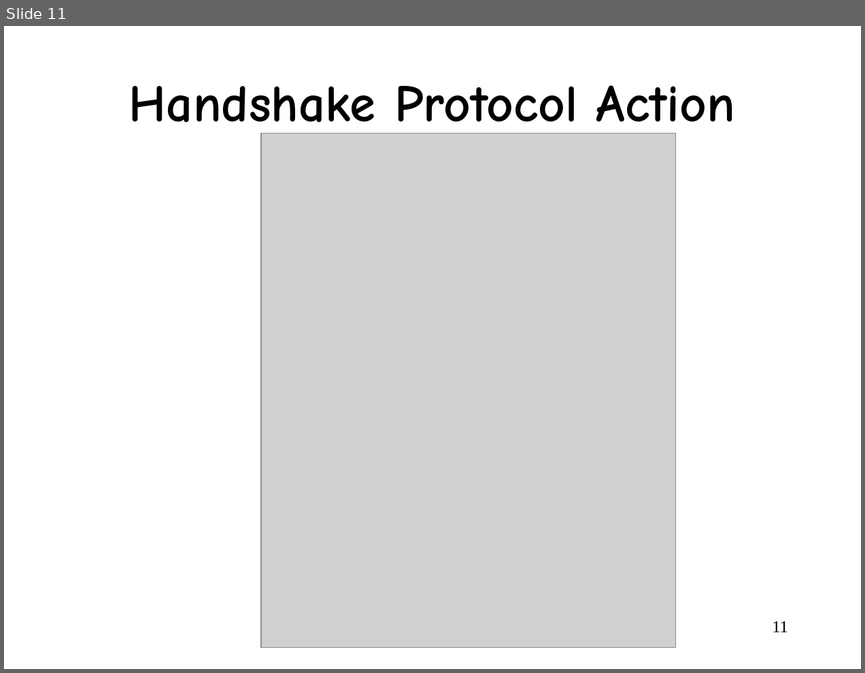
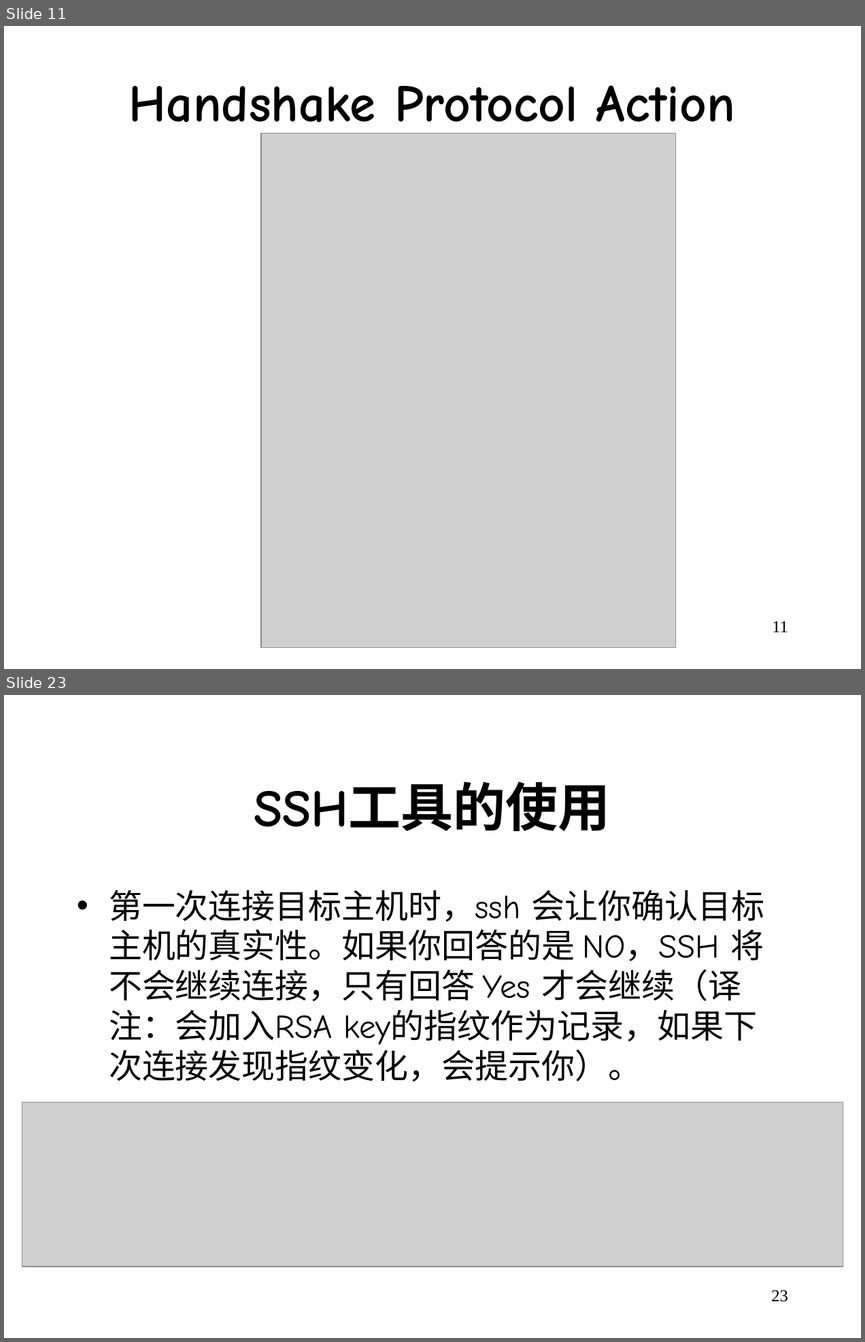
Before and after one commit to wangjin0818/Network_Security, a slide deck: week 08/Chapter 7.ppt. Shown one above the other, each under a label of ours: slide 11 before the commit, slides 11 and 23 after it; the slides between them are not shown. The pictures are 865x673 and 865x1342 pixels, drawn with LibreOffice and Linux fonts; fonts in the diff are those of the drawing; grey boxes stand for pictures. Boxes give left, top, right and bottom in pixels: in the first picture for what was removed or moved away, otherwise in the second. Text is boxed around its words. In the diff, an @@ line names an element or a change of style, - is before the commit and + after.

```diff
--- a/week 08/Chapter 7.ppt
+++ b/week 08/Chapter 7.ppt
@@ slide 23 added at [4,695,861,1338], background #FFFFFF @@
@@ title added at [254,781,611,831], 44 pt, text #000000, bold @@
+SSH工具的使用
@@ text added at [109,889,765,1081], 28 pt, text #000000 @@
+• 第一次连接目标主机时，ssh 会让你确认目标主机的真实性。如果你回答的是 NO，SSH 将不会继续连接，只有回答 Yes 才会继续（译注：会加入RSA key的指纹作为记录，如果下次连接发现指纹变化，会提示你）。
@@ picture added at [22,1102,843,1266] @@
@@ page number added at [771,1289,788,1302], 14 pt, text #000000 @@
+23
```
Also in this commit, not shown: 1 slide changed, 17 other slides added, 10 slides removed.
